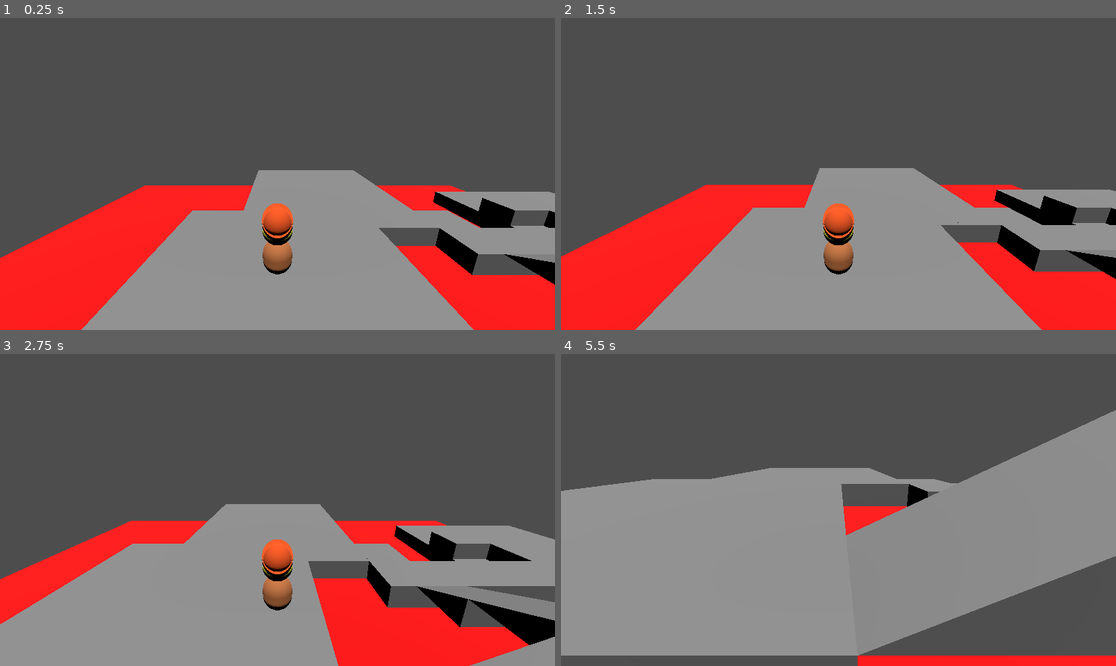
Above: before the commit, frames 1-4 (two rows, left to right).
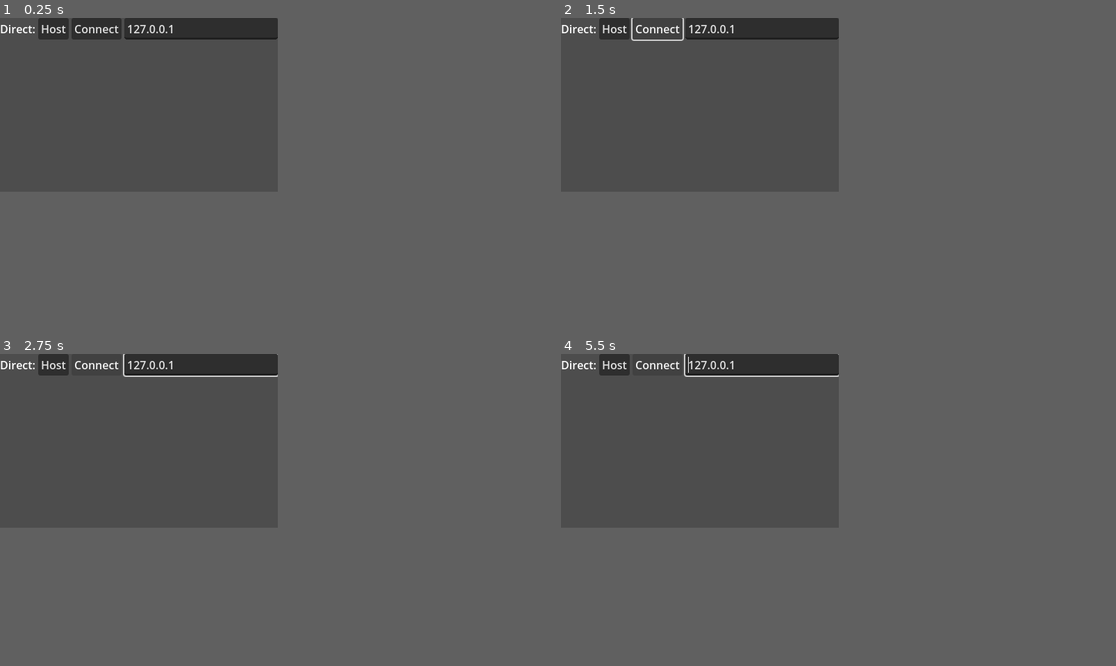
Above: after the commit, the same moments.

Repository: learnictnow/godot-multiplayer-example
Game: Godot game, scene res://multiplayer_menu.tscn
Two runs of this game, one before a commit and one after it. Both use one fixed random seed, a clock stepped at 60 frames per second and the inputs below. Before the commit the project starts from res://test_level/test_environment.tscn.
Inputs (mouse positions are in pixels of both pictures, inside the frame that each line leads up to):
- Up to frame 1 (0.25 s): no input
- Up to frame 2 (1.5 s): click (666, 36) at 0.5 s, where only the run after the commit has a clickable "Host"; click (755, 36) at 1.25 s, where only the run after the commit has a clickable "Connect"
- Up to frame 3 (2.75 s): hold Right (ui_right) from 2.03 s (still down); tap Home (ui_home) at 2.1 s
- Up to frame 4 (5.5 s): release Right (ui_right) at 2.78 s; hold Down (ui_down) 2.78-3.53 s; tap Home (ui_home) every 0.75 s from 2.85 to 5.1 s; tap Enter (ui_accept) at 3.02, 4.52, 5.27 s; hold Right (ui_right) 3.53-4.28 s; hold Up (ui_up) 4.28-5.03 s; hold Left (ui_left) from 5.03 s (still down)
In our replay, the window is 799x449 before the commit and 400x250 after it. These sizes can differ from the game's own. Grey fills any space a smaller window leaves; there, only what the larger window draws over its background counts as a difference.

The runs differ from the first frame. In frame 1, 45% of the frame differs, in the area x 0-100%, y 0-100%; in frame 2, 45%; in frame 3, 45%; in frame 4, 56%.

Commit message:
Working on Multiplayer
Setting up a menu, mp level and players

menu spawns level, level spawns player.

Diff:
--- a/test_level/Player.tscn
+++ b/Player.tscn
@@ -1,6 +1,6 @@
 [gd_scene load_steps=12 format=3 uid="uid://c4dyfiufsjalg"]
 
-[ext_resource type="Script" path="res://test_level/Player.gd" id="1_b2pna"]
+[ext_resource type="Script" path="res://Player.gd" id="1_b2pna"]
 
 [sub_resource type="CapsuleMesh" id="CapsuleMesh_utock"]
 height = 1.2
--- /dev/null
+++ b/multiplayer_menu.gd
@@ -0,0 +1,69 @@
+extends Node
+
+const PORT = 4433
+
+@export_file("*.tscn") var level
+
+func _ready():
+	# Start paused
+	get_tree().paused = true
+	# You can save bandwith by disabling server relay and peer notifications.
+	multiplayer.server_relay = false
+
+	# Automatically start the server in headless mode.
+	#if DisplayServer.get_name() == "headless":
+		#print("Automatically starting dedicated server")
+		#_on_host_pressed.call_deferred()
+
+
+func _on_host_pressed():
+	# Start as server
+	var peer = ENetMultiplayerPeer.new()
+	peer.create_server(PORT)
+	if peer.get_connection_status() == MultiplayerPeer.CONNECTION_DISCONNECTED:
+		OS.alert("Failed to start multiplayer server")
+		return
+	multiplayer.multiplayer_peer = peer
+	start_game()
+
+
+func _on_connect_pressed():
+	# Start as client
+	var txt : String = $UI/Net/Options/Remote.text
+	if txt == "":
+		OS.alert("Need a remote to connect to.")
+		return
+	var peer = ENetMultiplayerPeer.new()
+	peer.create_client(txt, PORT)
+	if peer.get_connection_status() == MultiplayerPeer.CONNECTION_DISCONNECTED:
+		OS.alert("Failed to start multiplayer client")
+		return
+	multiplayer.multiplayer_peer = peer
+	start_game()
+
+func start_game():
+	# Hide the UI and unpause to start the game.
+	$UI.hide()
+	get_tree().paused = false
+	# Only change level on the server.
+	# Clients will instantiate the level via the spawner.
+	if multiplayer.is_server():
+		change_level.call_deferred(load("res://level.tscn"))
+
+
+# Call this function deferred and only on the main authority (server).
+func change_level(scene: PackedScene):
+	# Remove old level if any.
+	var level = $Level
+	for c in level.get_children():
+		level.remove_child(c)
+		c.queue_free()
+	# Add new level.
+	level.add_child(scene.instantiate())
+
+# The server can restart the level by pressing HOME.
+func _input(event):
+	if not multiplayer.is_server():
+		return
+	if event.is_action("ui_home") and Input.is_action_just_pressed("ui_home"):
+		change_level.call_deferred(load(level))
--- /dev/null
+++ b/multiplayer_menu.tscn
@@ -0,0 +1,57 @@
+[gd_scene load_steps=2 format=3 uid="uid://bvnwjpd0f3oa0"]
+
+[ext_resource type="Script" path="res://multiplayer_menu.gd" id="1_jiv4u"]
+
+[node name="Multiplayer" type="Node"]
+script = ExtResource("1_jiv4u")
+level = "res://test_level/test_environment.tscn"
+
+[node name="Level" type="Node" parent="."]
+
+[node name="LevelSpawner" type="MultiplayerSpawner" parent="."]
+_spawnable_scenes = PackedStringArray("")
+spawn_path = NodePath("../Level")
+spawn_limit = 1
+
+[node name="UI" type="Control" parent="."]
+process_mode = 3
+layout_mode = 3
+anchors_preset = 15
+anchor_right = 1.0
+anchor_bottom = 1.0
+grow_horizontal = 2
+grow_vertical = 2
+
+[node name="Net" type="VBoxContainer" parent="UI"]
+layout_mode = 1
+anchors_preset = 15
+anchor_right = 1.0
+anchor_bottom = 1.0
+grow_horizontal = 2
+grow_vertical = 2
+
+[node name="Options" type="HBoxContainer" parent="UI/Net"]
+layout_mode = 2
+
+[node name="Label" type="Label" parent="UI/Net/Options"]
+layout_mode = 2
+text = "Direct:"
+
+[node name="Host" type="Button" parent="UI/Net/Options"]
+layout_mode = 2
+text = "Host"
+
+[node name="Connect" type="Button" parent="UI/Net/Options"]
+layout_mode = 2
+text = "Connect"
+
+[node name="Remote" type="LineEdit" parent="UI/Net/Options"]
+layout_mode = 2
+size_flags_horizontal = 3
+text = "127.0.0.1"
+placeholder_text = "Remote Host"
+caret_blink = true
+caret_blink_interval = 0.5
+
+[connection signal="pressed" from="UI/Net/Options/Host" to="." method="_on_host_pressed"]
+[connection signal="pressed" from="UI/Net/Options/Connect" to="." method="_on_connect_pressed"]
--- a/project.godot
+++ b/project.godot
@@ -11,9 +11,14 @@
 [application]
 
 config/name="Godot Test Environment"
-run/main_scene="res://test_level/test_environment.tscn"
+run/main_scene="res://multiplayer_menu.tscn"
 config/features=PackedStringArray("4.2", "Forward Plus")
 config/icon="res://test_level/icon.svg"
+
+[display]
+
+window/size/viewport_width=400
+window/size/viewport_height=250
 
 [input]
 
--- a/test_level/test_environment.tscn
+++ b/test_level/test_environment.tscn
@@ -1,7 +1,6 @@
-[gd_scene load_steps=27 format=3 uid="uid://dowvk531n4y5x"]
+[gd_scene load_steps=26 format=3 uid="uid://dowvk531n4y5x"]
 
 [ext_resource type="Script" path="res://test_level/RespawnArea.gd" id="1_l3d50"]
-[ext_resource type="PackedScene" uid="uid://c4dyfiufsjalg" path="res://test_level/Player.tscn" id="2_lj6sm"]
 
 [sub_resource type="BoxMesh" id="BoxMesh_m2n6p"]
 size = Vector3(2, 1, 2)
@@ -364,10 +363,6 @@
 [node name="Spawn3" type="Marker3D" parent="SpawnPoints"]
 transform = Transform3D(1, 0, 0, 0, 1, 0, 0, 0, 1, 10, 3, -2)
 
-[node name="Player" parent="." node_paths=PackedStringArray("spawn_point") instance=ExtResource("2_lj6sm")]
-transform = Transform3D(1, 0, 0, 0, 1, 0, 0, 0, 1, -4, 5, -4)
-spawn_point = NodePath("../SpawnPoints/Spawn1")
-
 [node name="DirectionalLight3D" type="DirectionalLight3D" parent="."]
 transform = Transform3D(1, 0, 0, 0, 0.258819, 0.965926, 0, -0.965926, 0.258819, 0, 29, 0)
 
Renamed: test_level/Player.gd -> Player.gd
